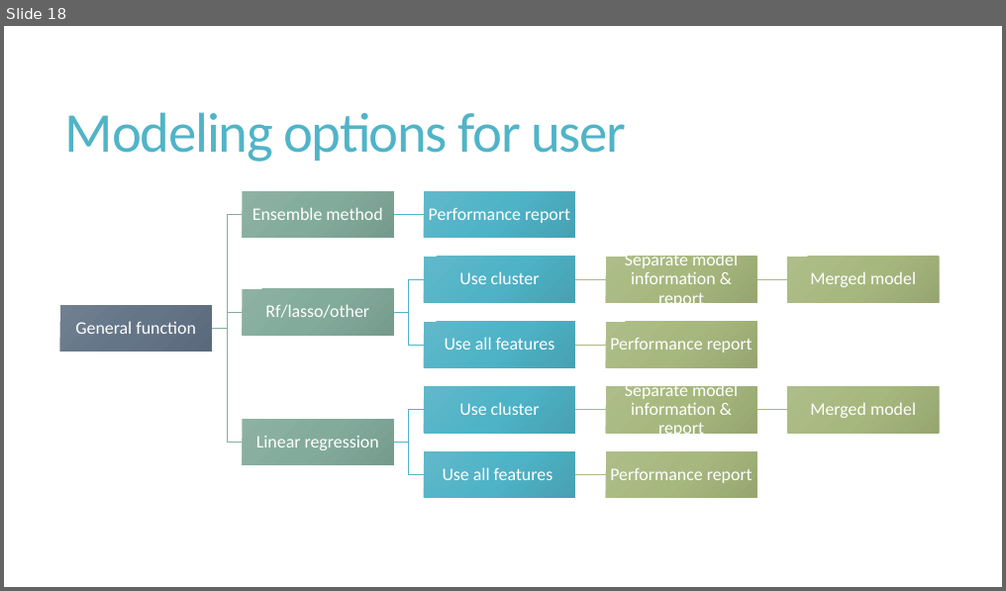
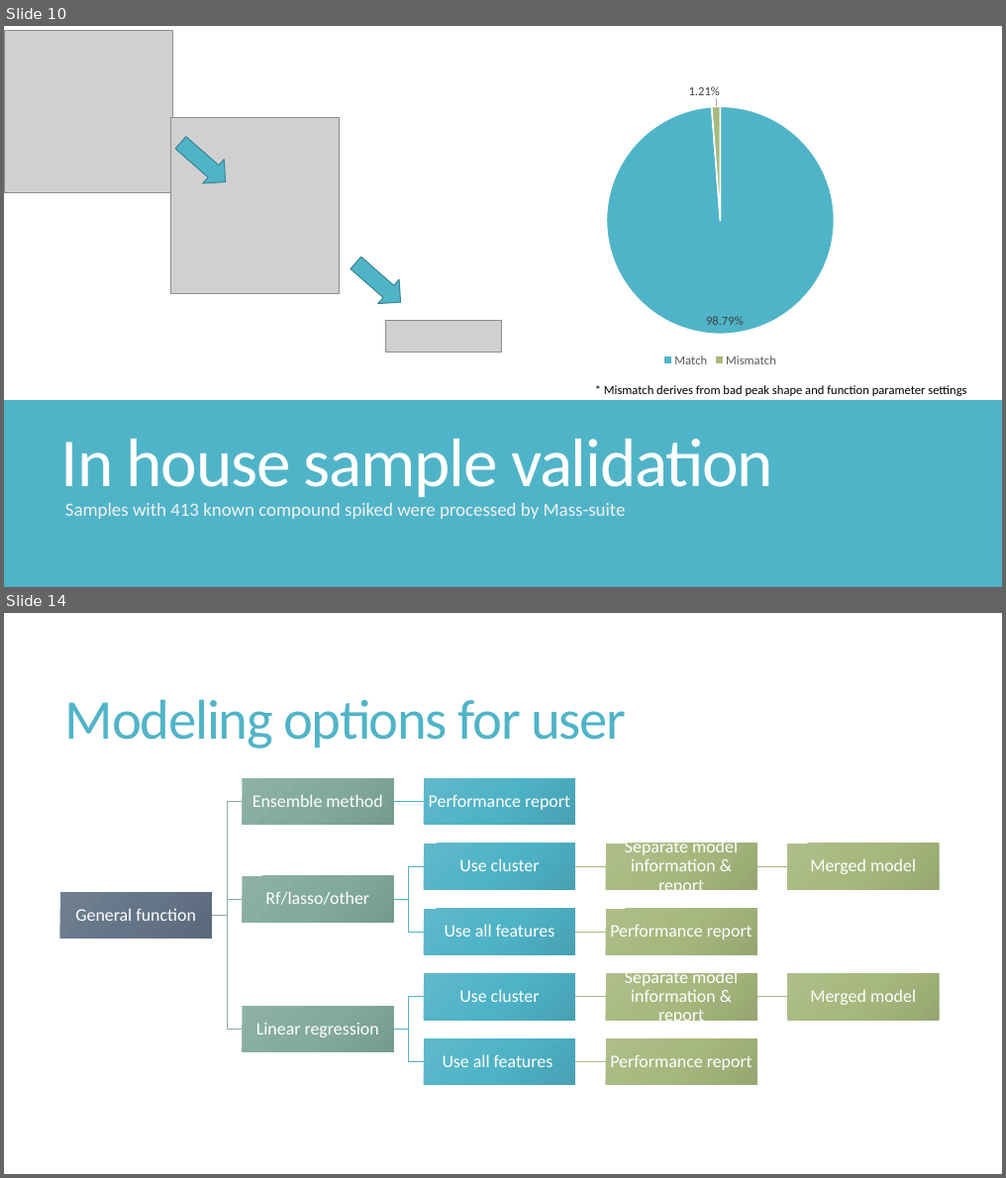
Before and after one commit to XiminHu/mass-suite, a slide deck: doc/20210326 ACS presentation.pptx. Shown one above the other, each under a label of ours: slide 18 before the commit, slides 10 and 14 after it; the slides between them are not shown. The pictures are 1006x591 and 1006x1178 pixels, drawn with LibreOffice and Linux fonts; fonts in the diff are those of the drawing; grey boxes stand for pictures. Boxes give left, top, right and bottom in pixels: in the first picture for what was removed or moved away, otherwise in the second. Text is boxed around its words. In the diff, an @@ line names an element or a change of style, - is before the commit and + after.

```diff
--- a/doc/20210326 ACS presentation.pptx
+++ b/doc/20210326 ACS presentation.pptx
@@ slide 10 added at box(4, 26, 1002, 587), background #50B4C8 @@
@@ rectangle added at box(4, 26, 1002, 587), fill #50B4C8 @@
@@ rectangle added at box(4, 26, 1002, 400), fill #FFFFFF @@
@@ picture added at box(4, 30, 172, 193) @@
@@ pie chart added at box(569, 76, 872, 372) @@
+categories: Match, Mismatch
+Series 1: 98.79, 1.21
@@ picture added at box(170, 118, 339, 294) @@
@@ right arrow added at box(170, 131, 237, 194), fill #50B4C8, outline #3B8594 1 pt @@
@@ right arrow added at box(346, 251, 412, 314), fill #50B4C8, outline #3B8594 1 pt @@
@@ picture added at box(386, 320, 501, 353) @@
@@ text added at box(604, 385, 966, 396), 12 pt, text #000000 @@
+* Mismatch derives from bad peak shape and function parameter settings
@@ title added at box(61, 439, 773, 504), 66 pt, text #FFFFFF @@
+In house sample validation
@@ text added at box(65, 503, 626, 519), 18 pt, text #F2F2F2 @@
+Samples with 413 known compound spiked were processed by Mass-suite
@@ what was slide 18 is now slide 14 @@
```
Also in this commit, not shown: 8 slides changed, 10 other slides added, 18 slides removed, 9 other files.
